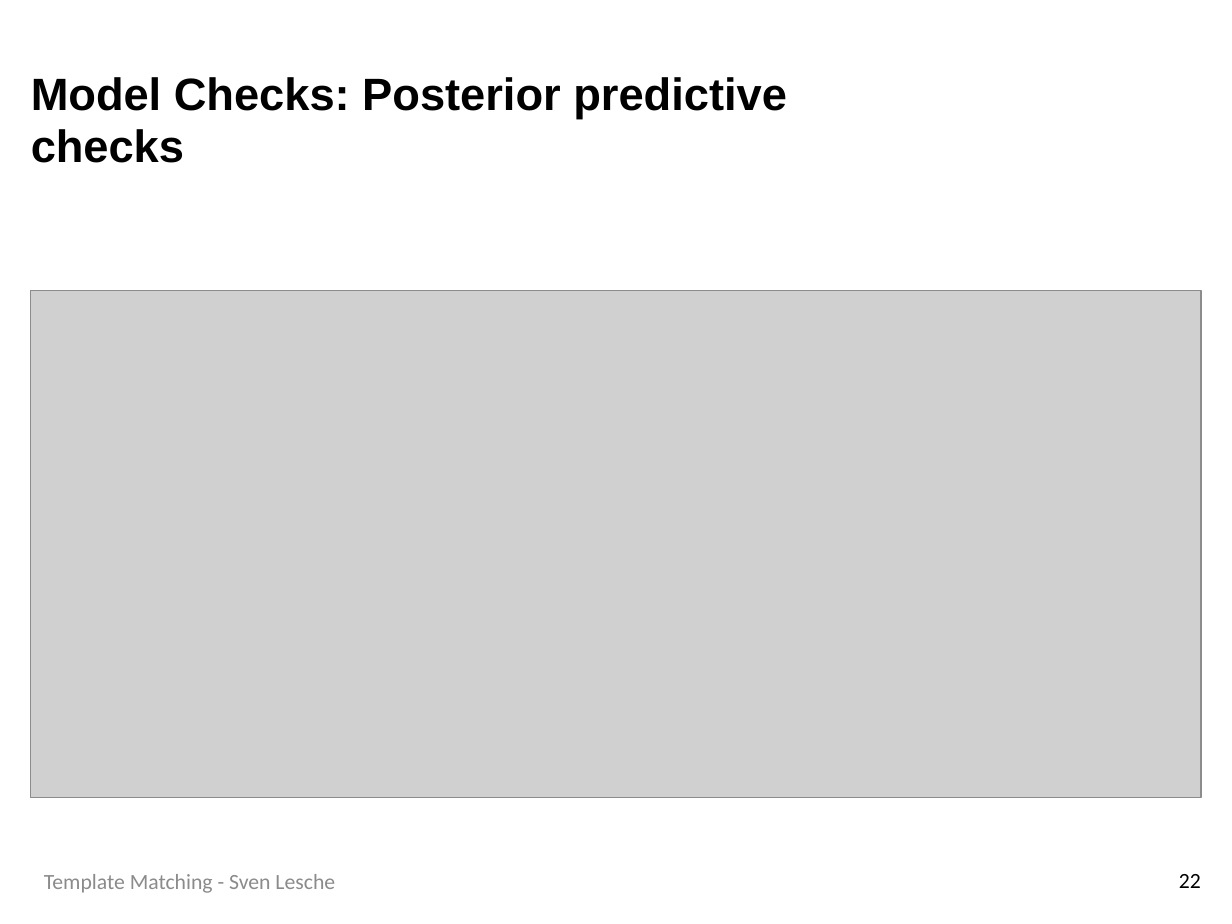
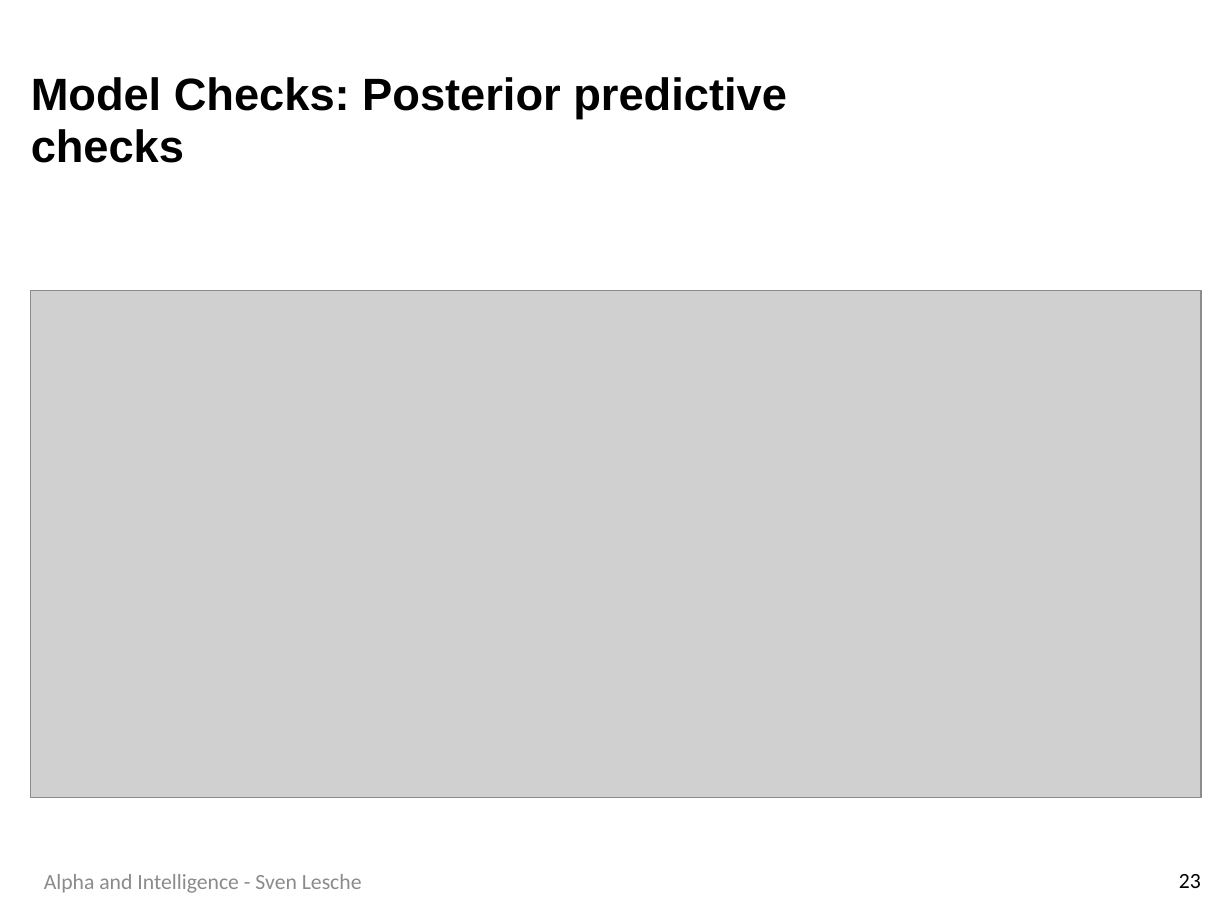
Before and after one commit to SLesche/levy-intelligence, a slide deck: slide 23 of presentations/levy_presentation.pptx (slide 22 before the commit). Drawn at 1232x924 pixels with LibreOffice and Linux fonts; fonts in the diff are those of the drawing; grey boxes stand for pictures; background and template pictures are left out. Boxes give left, top, right and bottom in pixels: in the first picture for what was removed or moved away, otherwise in the second. Text is boxed around its words. In the diff, an @@ line names an element or a change of style, - is before the commit and + after.

```diff
--- a/presentations/levy_presentation.pptx
+++ b/presentations/levy_presentation.pptx
@@ text at (x1=44, y1=874, x2=362, y2=893): text changed @@
-Template Matching - Sven Lesche
+Alpha and Intelligence - Sven Lesche
@@ page number at (x1=1179, y1=874, x2=1201, y2=888): text changed @@
-22
+23
```
Also in this commit, not shown: 19 other slides changed, 3 slides added, 2 slides removed.
